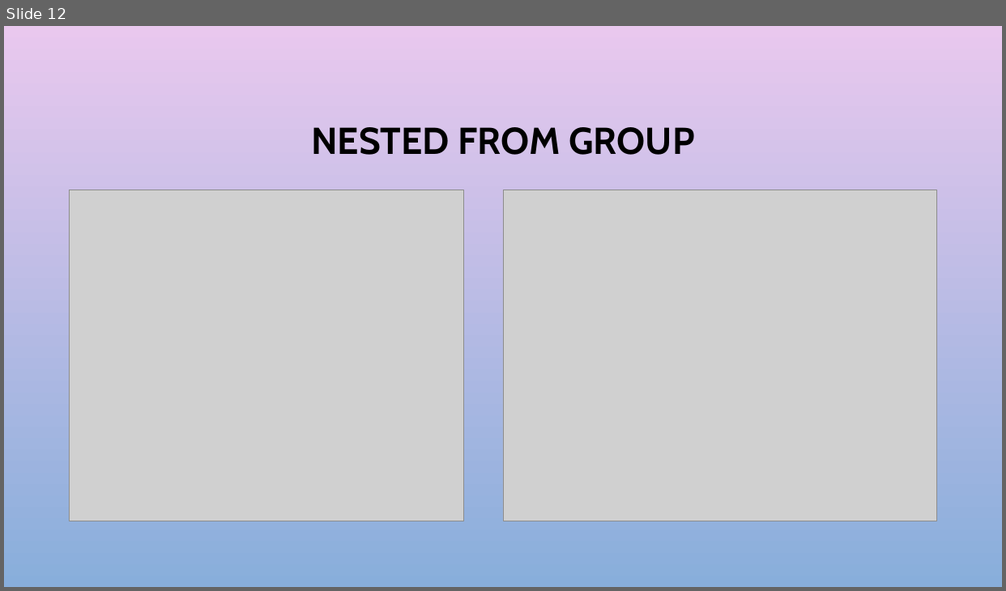
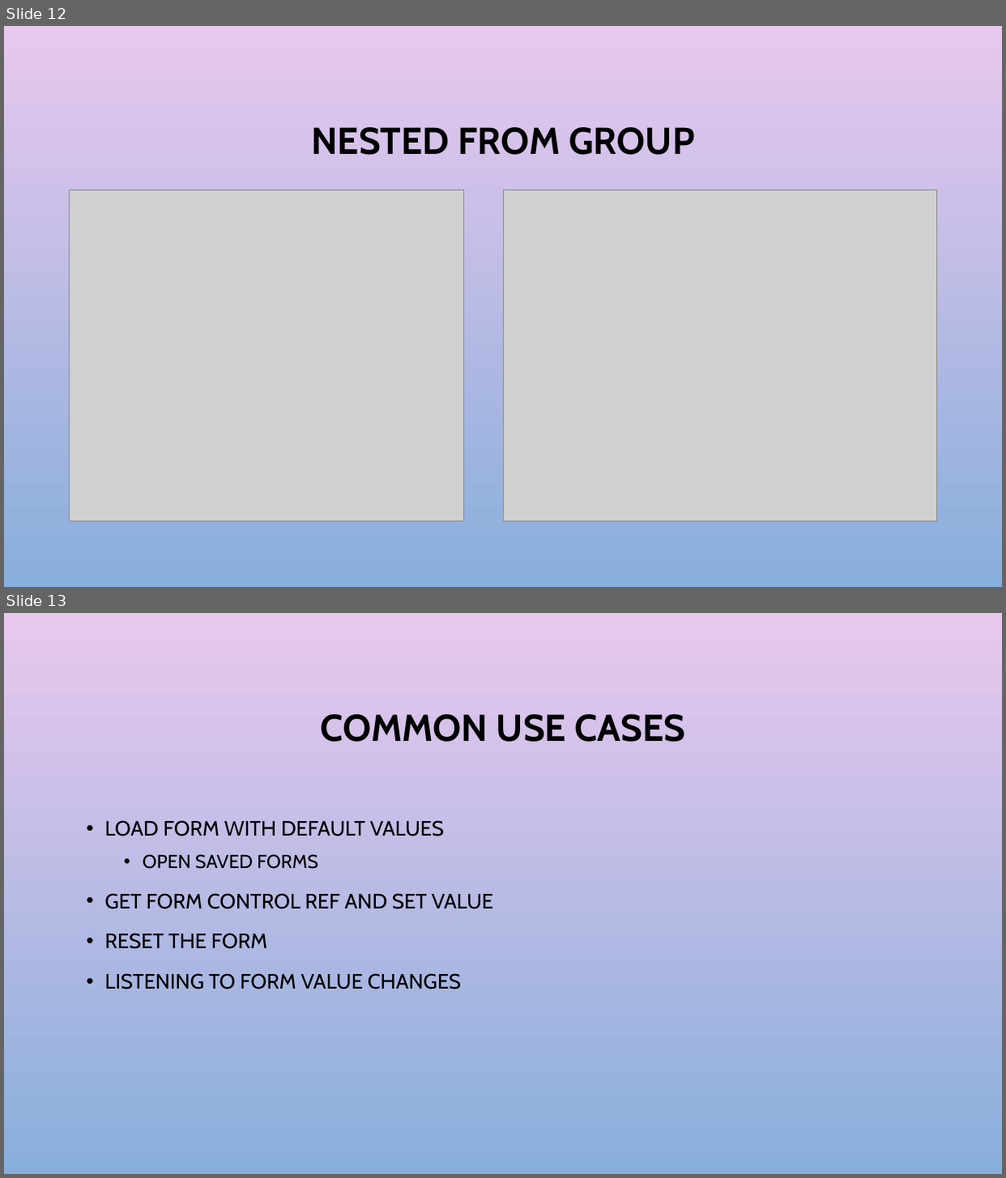
Before and after one commit to harikatakam/angular-forms, a slide deck: Reactive forms.pptx. Shown one above the other, each under a label of ours: slide 12 before the commit, slides 12 and 13 after it. The pictures are 1006x591 and 1006x1178 pixels, drawn with LibreOffice and Linux fonts; fonts in the diff are those of the drawing; grey boxes stand for pictures; background and template pictures are left out. Boxes give left, top, right and bottom in pixels: in the first picture for what was removed or moved away, otherwise in the second. Text is boxed around its words. In the diff, an @@ line names an element or a change of style, - is before the commit and + after.

Commit message:
added common use cases

```diff
--- a/Reactive forms.pptx
+++ b/Reactive forms.pptx
@@ slide 13 added at box(4, 613, 1002, 1174), background picture (left out) @@
@@ title added at box(321, 714, 686, 742), 36 pt, text #000000, bold @@
+COMMON USE CASES
@@ text added at box(105, 820, 493, 990), 20 pt, text #000000 @@
+• LOAD FORM WITH DEFAULT VALUES
+  • OPEN SAVED FORMS
+• GET FORM CONTROL REF AND SET VALUE
+• RESET THE FORM
+• LISTENING TO FORM VALUE CHANGES
```
Also in this commit, not shown: 2 other files.
